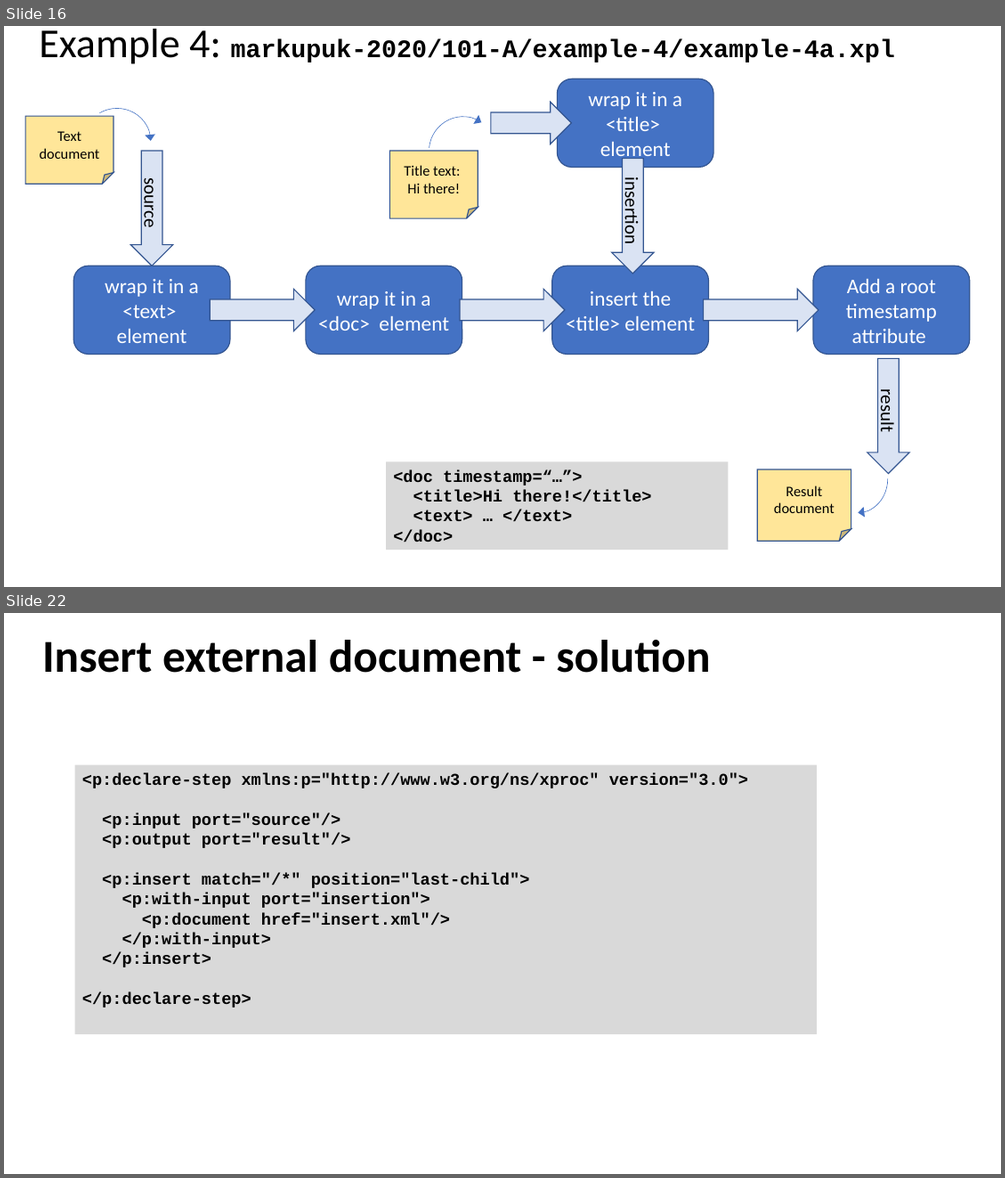
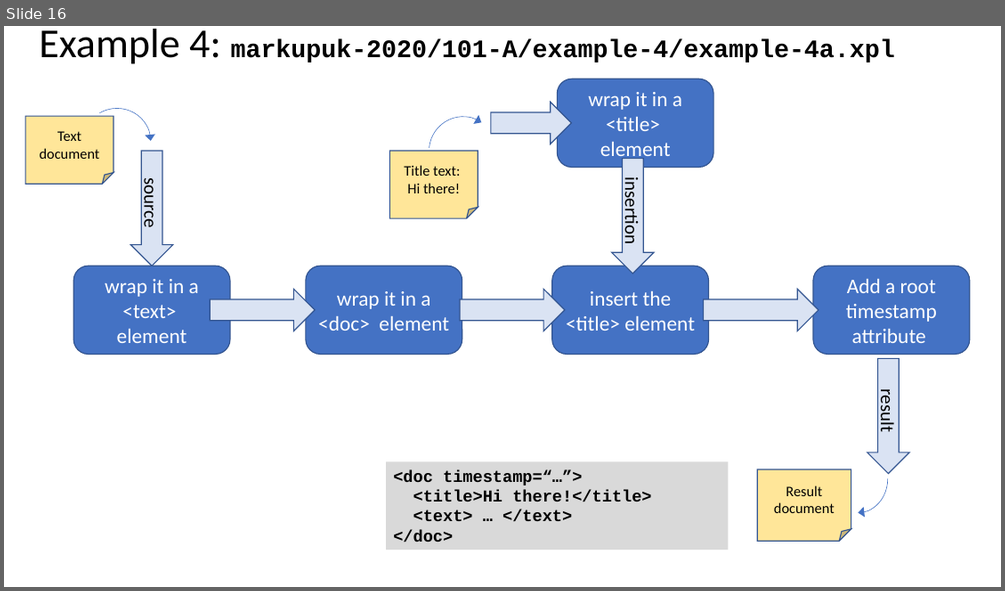
Before and after one commit to xatapult/markupuk-2020, a slide deck: 101-A/presentation/markupuk-2020-101-A.pptx. Shown one above the other, each under a label of ours: slides 16 and 22 before the commit, slide 16 after it; the slides between them are not shown. The pictures are 1005x1178 and 1005x591 pixels, drawn with LibreOffice and Linux fonts; fonts in the diff are those of the drawing; background and template pictures are left out. Boxes give left, top, right and bottom in pixels: in the first picture for what was removed or moved away, otherwise in the second. Text is boxed around its words. In the diff, an @@ line names an element or a change of style, - is before the commit and + after.

```diff
--- a/101-A/presentation/markupuk-2020-101-A.pptx
+++ b/101-A/presentation/markupuk-2020-101-A.pptx
@@ slide 22 removed at box(4, 613, 1001, 1174), background #FFFFFF @@
@@ title removed at box(42, 640, 710, 673) @@
-Insert external document - solution
@@ rectangle removed at box(75, 765, 817, 1034) @@
-<p:declare-step xmlns:p="http://www.w3.org/ns/xproc" version="3.0">
-<p:input port="source"/>
-<p:output port="result"/>
-<p:insert match="/*" position="last-child">
-<p:with-input port="insertion">
-<p:document href="insert.xml"/>
-</p:with-input>
-</p:insert>
-</p:declare-step>
```
Also in this commit, not shown: 2 slides changed, 1 slide added, 15 other slides removed, 3 other files.
